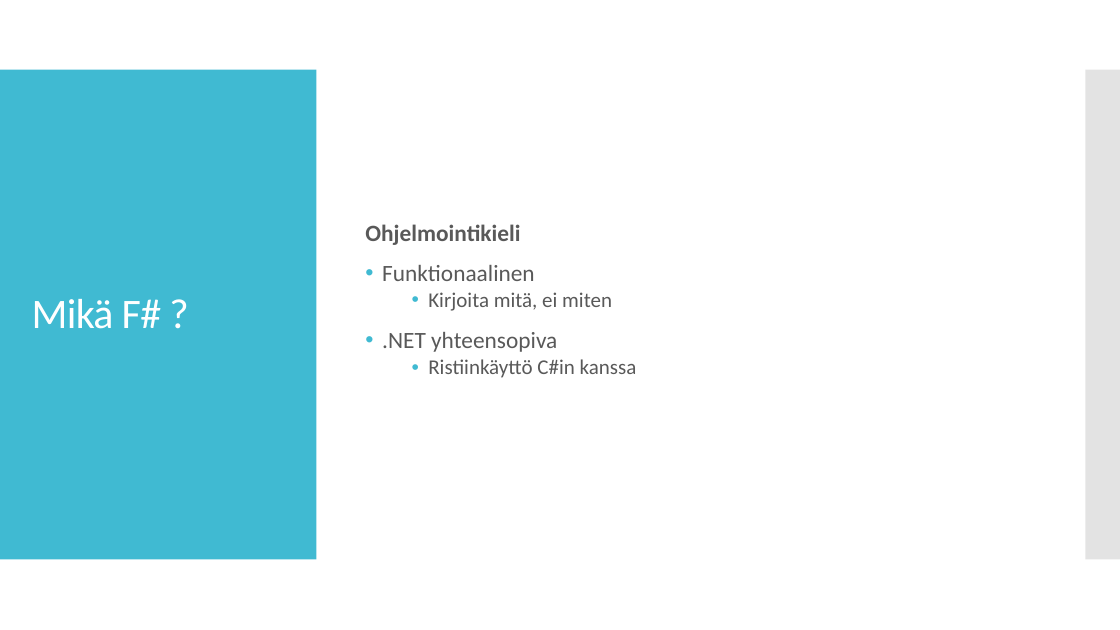
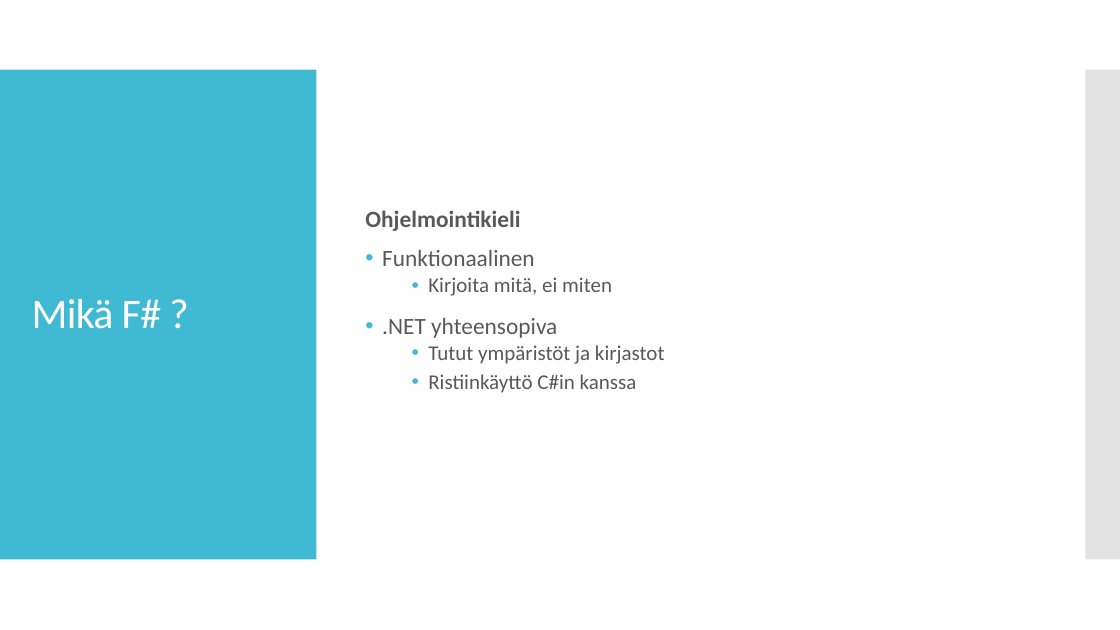
Before and after one commit to supertopi/FSharpRep, a slide deck: slide 2 of F.pptx. Drawn at 1120x630 pixels with LibreOffice and Linux fonts; fonts in the diff are those of the drawing. Boxes give left, top, right and bottom in pixels: in the first picture for what was removed or moved away, otherwise in the second. Text is boxed around its words. In the diff, an @@ line names an element or a change of style, - is before the commit and + after.

```diff
--- a/F.pptx
+++ b/F.pptx
@@ text at (428,345,665,364): paragraph added @@
+  • Tutut ympäristöt ja kirjastot
```
Also in this commit, not shown: 2 other slides changed, 5 other files.
